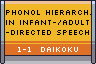
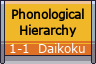
The second 96px x 64px image is a revision of the first. Changes to its layers:
painted on "1-1 Daikoku" over [10, 43, 85, 53]
renamed "Phonol hierarch. ..." to "Phonological ...", painted on it over [6, 8, 91, 37]
